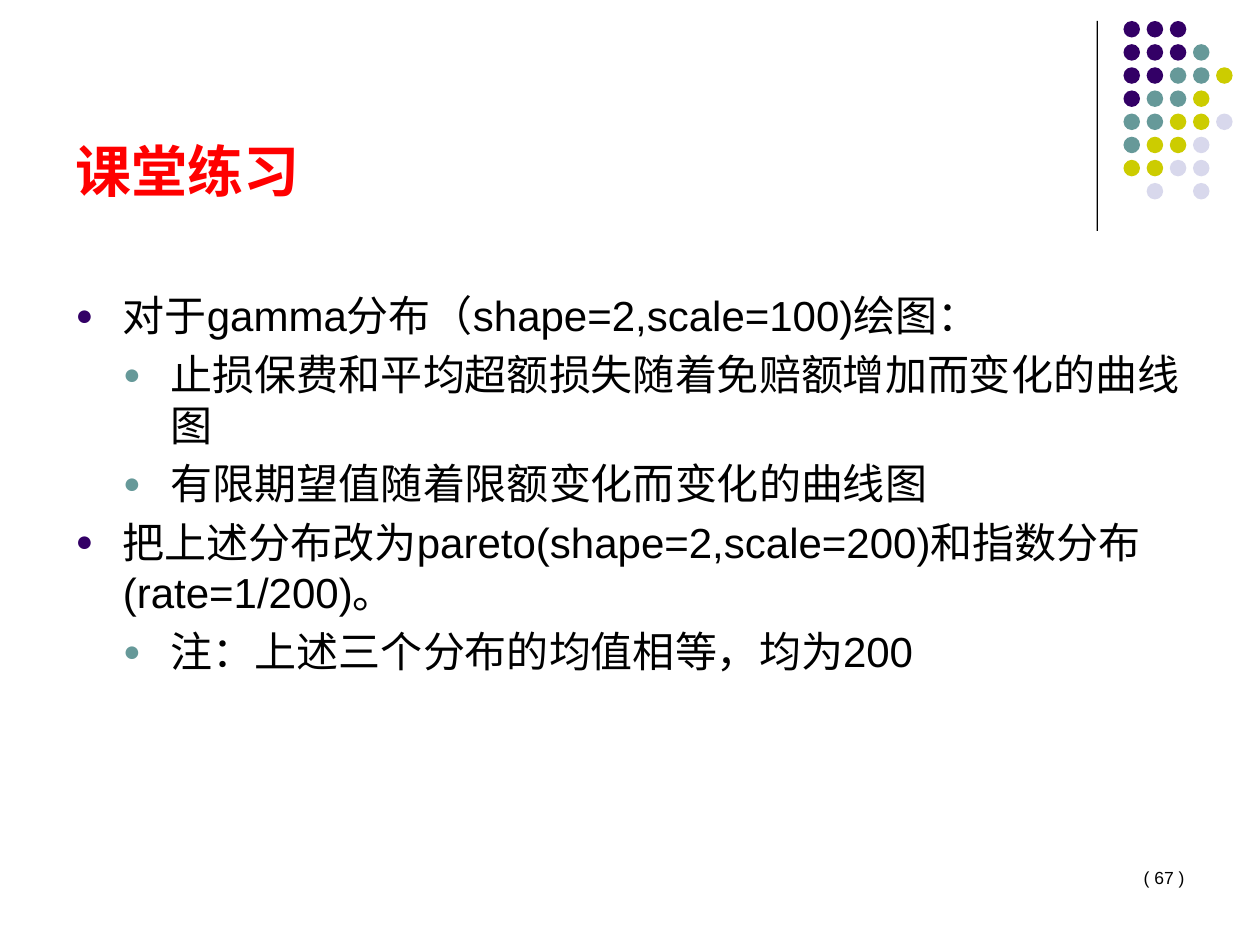
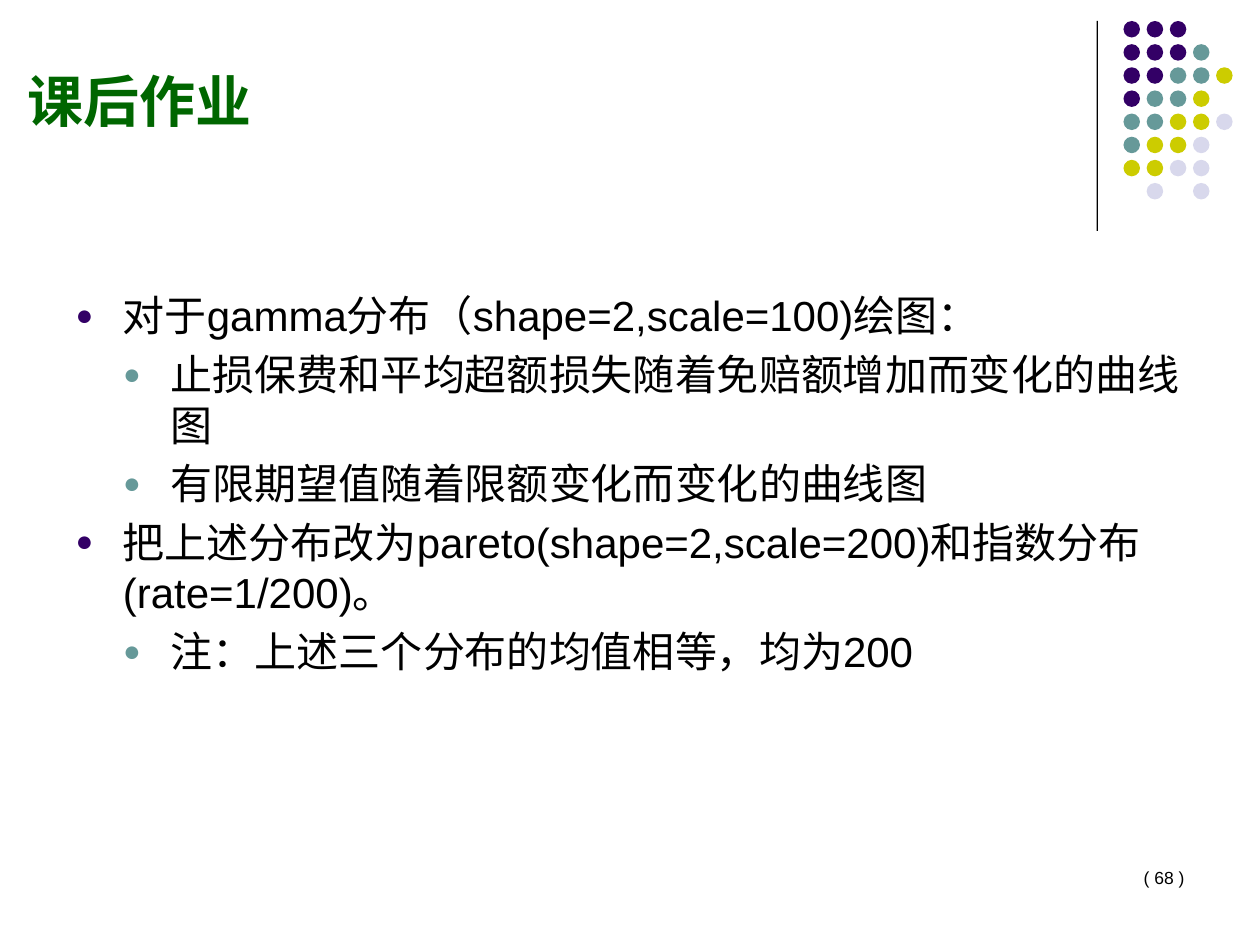
Before and after one commit to Francisor/Non-life-Insurance-Actuarial-Science, a slide deck: slide 68 of Lectures/Week 3 - 损失金额模型.pptx (slide 67 before the commit). Drawn at 1260x945 pixels with LibreOffice and Linux fonts; fonts in the diff are those of the drawing. Boxes give left, top, right and bottom in pixels: in the first picture for what was removed or moved away, otherwise in the second. Text is boxed around its words. In the diff, an @@ line names an element or a change of style, - is before the commit and + after.

```diff
--- a/Lectures/Week 3 - 损失金额模型.pptx
+++ b/Lectures/Week 3 - 损失金额模型.pptx
@@ title at (27,74,251,127): text changed; text colour #FF0000 to #006600 @@
-课堂练习
+课后作业
@@ page number at (1154,871,1173,884): text changed @@
-( 67 )
+( 68 )
```
Also in this commit, not shown: 4 other slides changed, 2 slides added, 1 slide removed, 5 other files.
